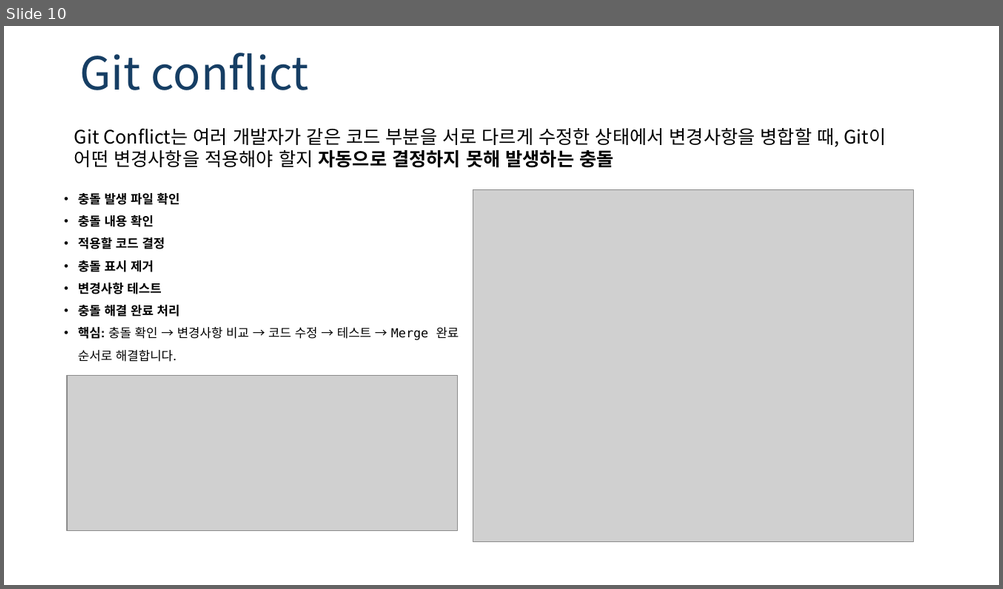
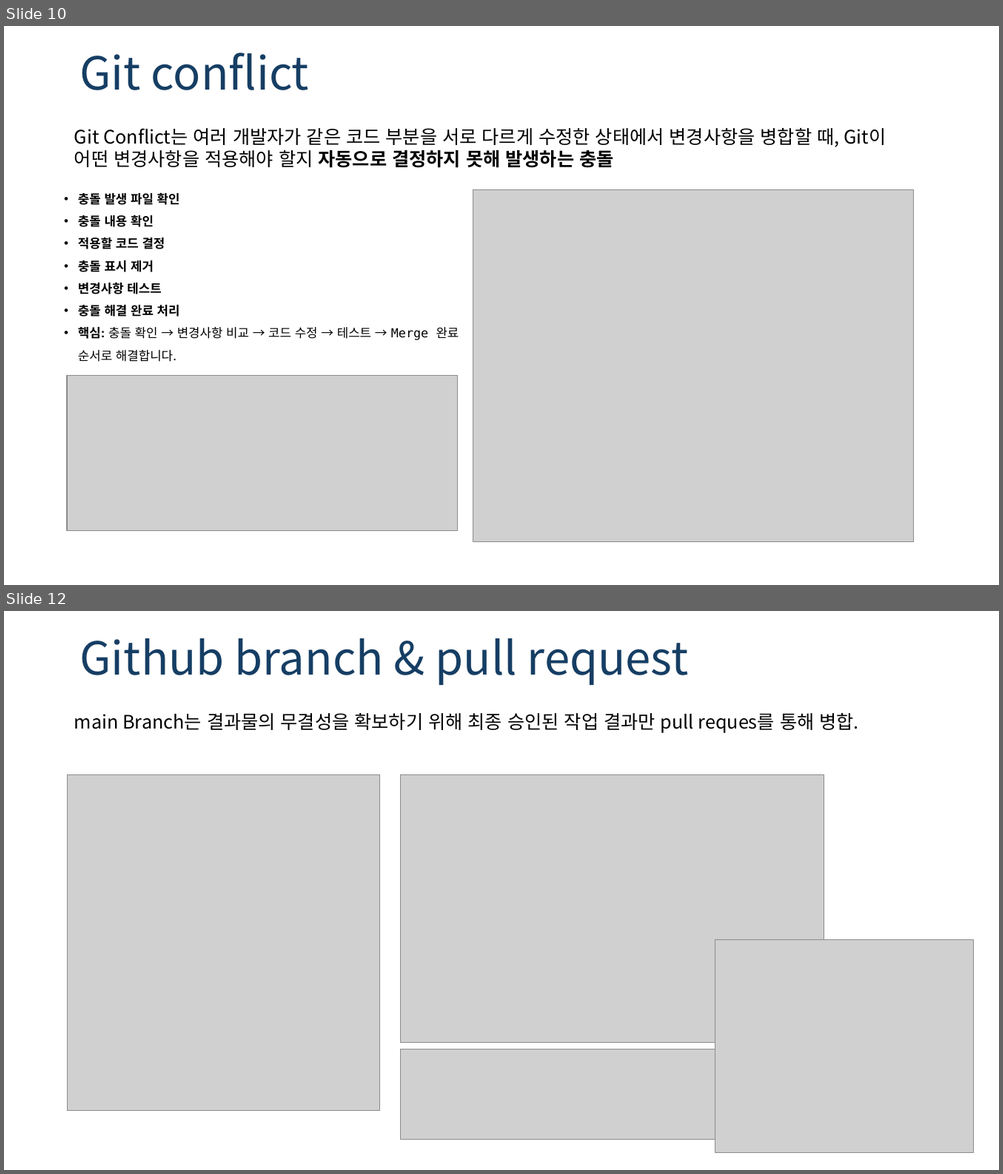
Before and after one commit to haru2014/pet_walk_t01, a slide deck: petwalk_team_building.pptx. Shown one above the other, each under a label of ours: slide 10 before the commit, slides 10 and 12 after it; the slides between them are not shown. The pictures are 1003x589 and 1003x1174 pixels, drawn with LibreOffice and Linux fonts; fonts in the diff are those of the drawing; grey boxes stand for pictures. Boxes give left, top, right and bottom in pixels: in the first picture for what was removed or moved away, otherwise in the second. Text is boxed around its words. In the diff, an @@ line names an element or a change of style, - is before the commit and + after.

Commit message:
pull request 설명 추가

```diff
--- a/petwalk_team_building.pptx
+++ b/petwalk_team_building.pptx
@@ slide 12 added at <box>4,611,999,1170</box>, background #FFFFFF @@
@@ title added at <box>79,638,688,685</box>, 44 pt, text #163E64 @@
+Github branch & pull request
@@ text added at <box>74,713,859,733</box>, 18 pt, text #000000 @@
+main Branch는 결과물의 무결성을 확보하기 위해 최종 승인된 작업 결과만 pull reques를 통해 병합.
@@ picture added at <box>67,775,380,1112</box> @@
@@ picture added at <box>400,775,824,1043</box> @@
@@ picture added at <box>715,940,973,1153</box> @@
@@ picture added at <box>400,1050,836,1140</box> @@
```
Also in this commit, not shown: 1 other slide added.
